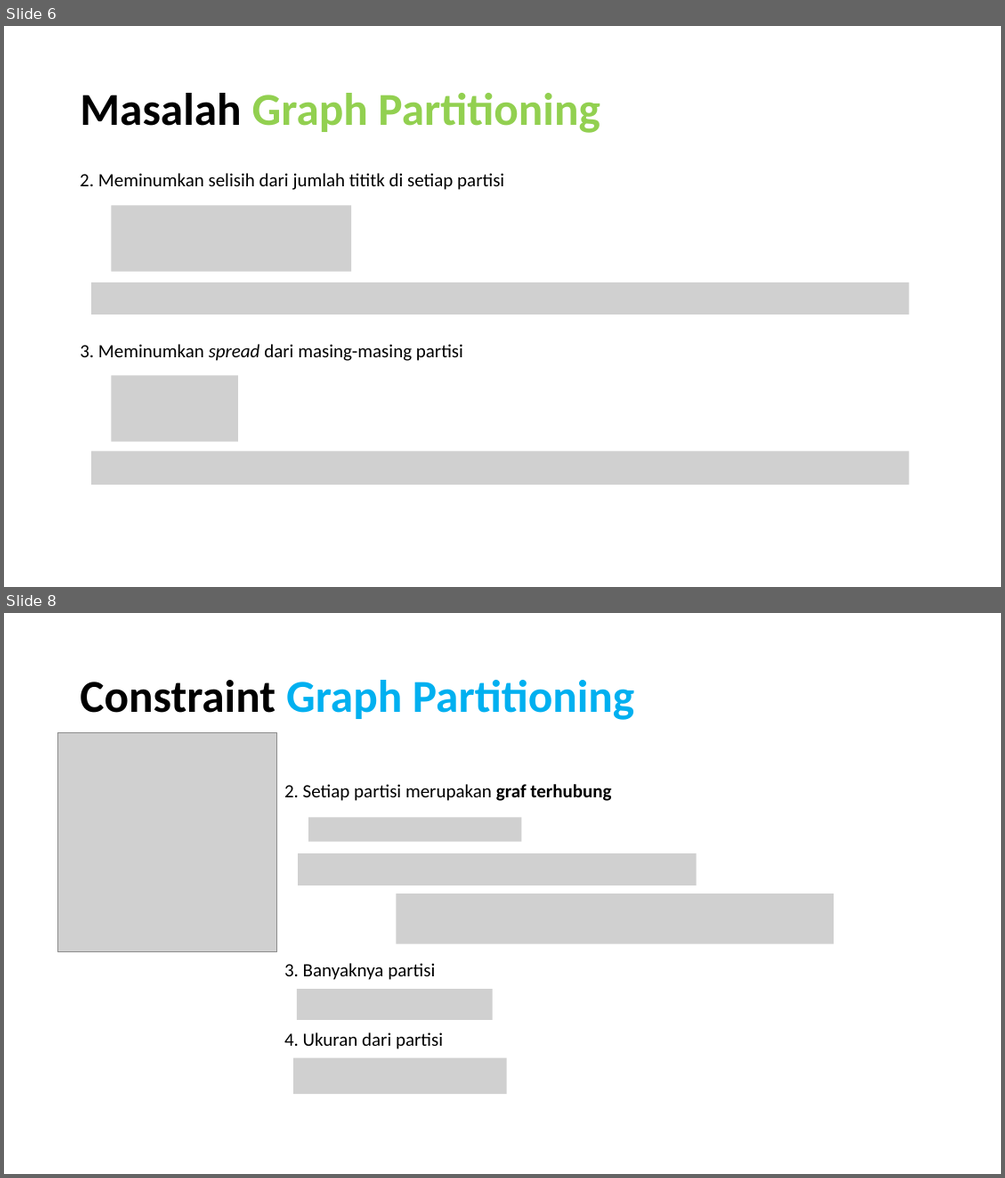
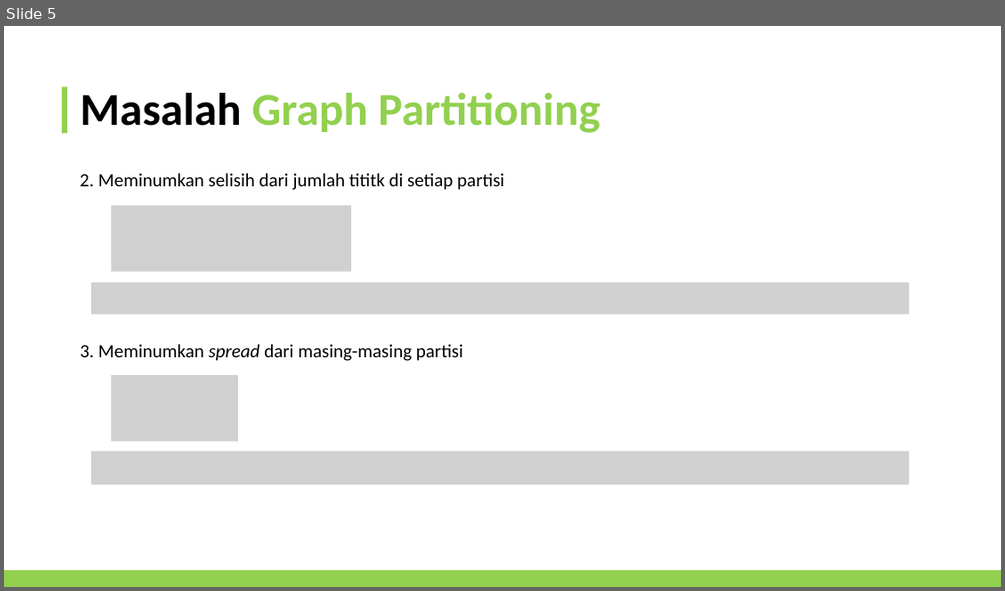
Before and after one commit to FelixFern/Graph-Partitioning-Optimization, a slide deck: documents/Graph Partitioning.pptx. Shown one above the other, each under a label of ours: slides 6 and 8 before the commit, slide 5 after it; the slides between them are not shown. The pictures are 1005x1178 and 1005x591 pixels, drawn with LibreOffice and Linux fonts; fonts in the diff are those of the drawing; grey boxes stand for pictures. Boxes give left, top, right and bottom in pixels: in the first picture for what was removed or moved away, otherwise in the second. Text is boxed around its words. In the diff, an @@ line names an element or a change of style, - is before the commit and + after.

```diff
--- a/documents/Graph Partitioning.pptx
+++ b/documents/Graph Partitioning.pptx
@@ slide 8 removed at (4,613,1001,1174), background #FFFFFF @@
@@ title removed at (80,680,634,720) @@
-Constraint Graph Partitioning
@@ picture removed at (57,732,277,952) @@
@@ text removed at (284,784,611,801) @@
-2. Setiap partisi merupakan graf terhubung
@@ picture removed at (308,817,521,842) @@
@@ picture removed at (298,853,696,885) @@
@@ picture removed at (396,893,833,943) @@
@@ text removed at (284,963,435,980) @@
-3. Banyaknya partisi
@@ picture removed at (297,989,493,1019) @@
@@ text removed at (284,1032,443,1049) @@
-4. Ukuran dari partisi
@@ picture removed at (293,1058,507,1094) @@
@@ what was slide 6 is now slide 5 @@
@@ slide 5 changed as well @@
@@ rectangle added at (62,87,67,133), fill #92D050 @@
@@ rectangle added at (4,571,1001,587), fill #92D050 @@
```
Also in this commit, not shown: 8 other slides changed, 32 slides added, 2 other slides removed, 21 other files.
